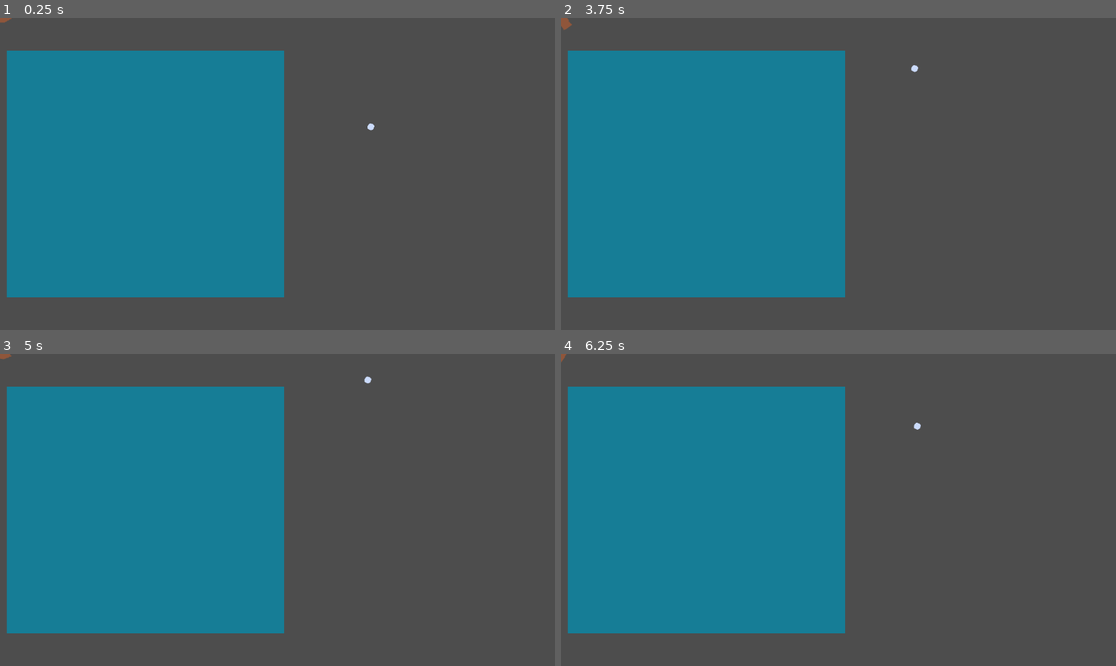
Above: before the commit, frames 1-4 (two rows, left to right).
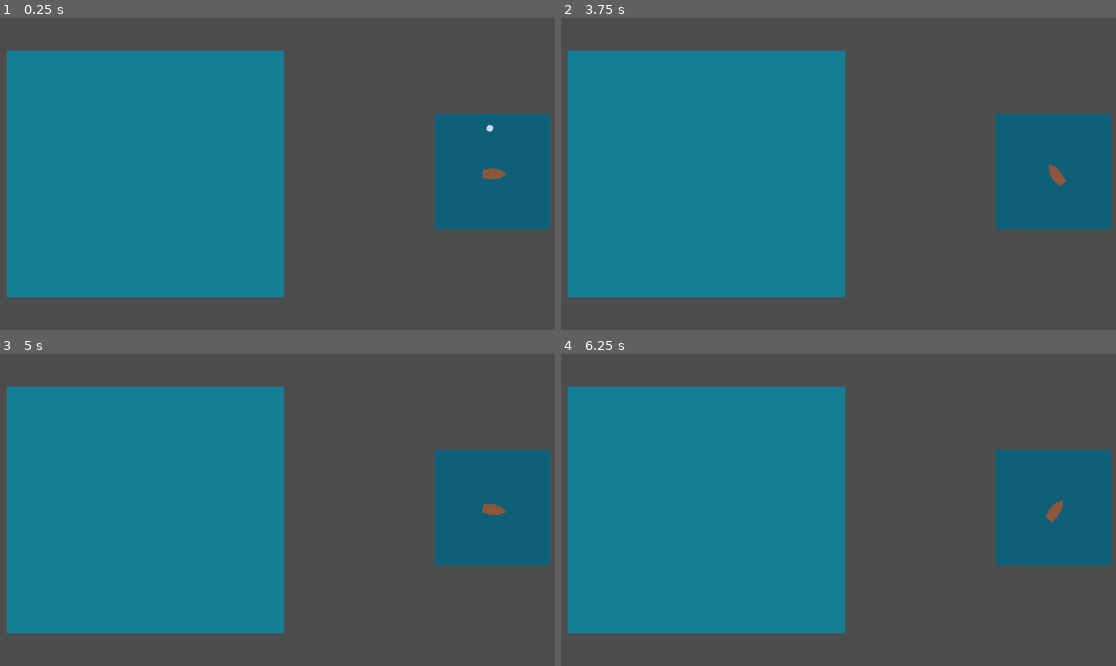
Above: after the commit, the same moments.

Repository: AndyVN2000/k-jam-2024
Game: Godot game, scene res://main.tscn
Same seed, same stepped clock (60 frames per second), same inputs: the game is played once before the commit and once after it.
Inputs:
- Up to frame 1 (0.25 s): no input
- Up to frame 2 (3.75 s): hold Right (ui_right) 0.53-1.28 s; hold Left (ui_left) 1.28-2.03 s; hold Right (ui_right) 2.03-3.53 s; hold Left (ui_left) from 3.53 s (still down)
- Up to frame 3 (5 s): keep holding Left (ui_left)
- Up to frame 4 (6.25 s): release Left (ui_left) at 5.78 s; hold Right (ui_right) from 5.78 s (still down)

The runs differ from the first frame. In frame 1, 7.7% of the frame differs, in the area x 0-100%, y 0-68%; in frame 2, 7.7%; in frame 3, 7.7%; in frame 4, 7.7%.

Commit message:
Fixed bug that removed sea_map scene as child from Main node when reloading project

Diff:
--- a/main.tscn
+++ b/main.tscn
@@ -1,7 +1,7 @@
 [gd_scene load_steps=4 format=3 uid="uid://beprj65unhksn"]
 
 [ext_resource type="PackedScene" uid="uid://737aqfe5a0mp" path="res://ship_deck_view.tscn" id="1_mbetu"]
-[ext_resource type="PackedScene" uid="uid://bfxfddmw86v3l" path="res://right_viewport/sea_map_test.tscn" id="2_gavjc"]
+[ext_resource type="PackedScene" uid="uid://bfxfddmw86v3l" path="res://right_viewport/sea_map.tscn" id="2_hucxx"]
 
 [sub_resource type="Curve2D" id="Curve2D_c74ci"]
 _data = {
@@ -13,11 +13,11 @@
 
 [node name="ShipDeckView" parent="." instance=ExtResource("1_mbetu")]
 
-[node name="SubViewportContainer" parent="." instance=ExtResource("2_gavjc")]
-
 [node name="Path2D" type="Path2D" parent="."]
 curve = SubResource("Curve2D_c74ci")
 metadata/_edit_group_ = true
 
 [node name="RockSpawnLocation" type="PathFollow2D" parent="Path2D"]
 position = Vector2(896, 192)
+
+[node name="SubViewportContainer" parent="." instance=ExtResource("2_hucxx")]
--- a/right_viewport/sea_map_test.tscn
+++ /dev/null
@@ -1,11 +0,0 @@
-[gd_scene load_steps=3 format=3 uid="uid://bfxfddmw86v3l"]
-
-[ext_resource type="PackedScene" uid="uid://besrp0y36utci" path="res://right_viewport/ship.tscn" id="1_1ewl2"]
-[ext_resource type="PackedScene" uid="uid://dqo13aryubtnr" path="res://right_viewport/rock.tscn" id="2_tbwp4"]
-
-[node name="SeaMap" type="Node"]
-
-[node name="Ship" parent="." instance=ExtResource("1_1ewl2")]
-
-[node name="Rock" parent="." instance=ExtResource("2_tbwp4")]
-position = Vector2(795, 226)
--- a/ship_deck_view.tscn
+++ b/ship_deck_view.tscn
@@ -13,7 +13,9 @@
 grow_vertical = 2
 
 [node name="SubViewport" type="SubViewport" parent="."]
+handle_input_locally = false
 size = Vector2i(576, 512)
+render_target_update_mode = 4
 
 [node name="TextureRect" type="TextureRect" parent="SubViewport"]
 offset_right = 40.0
